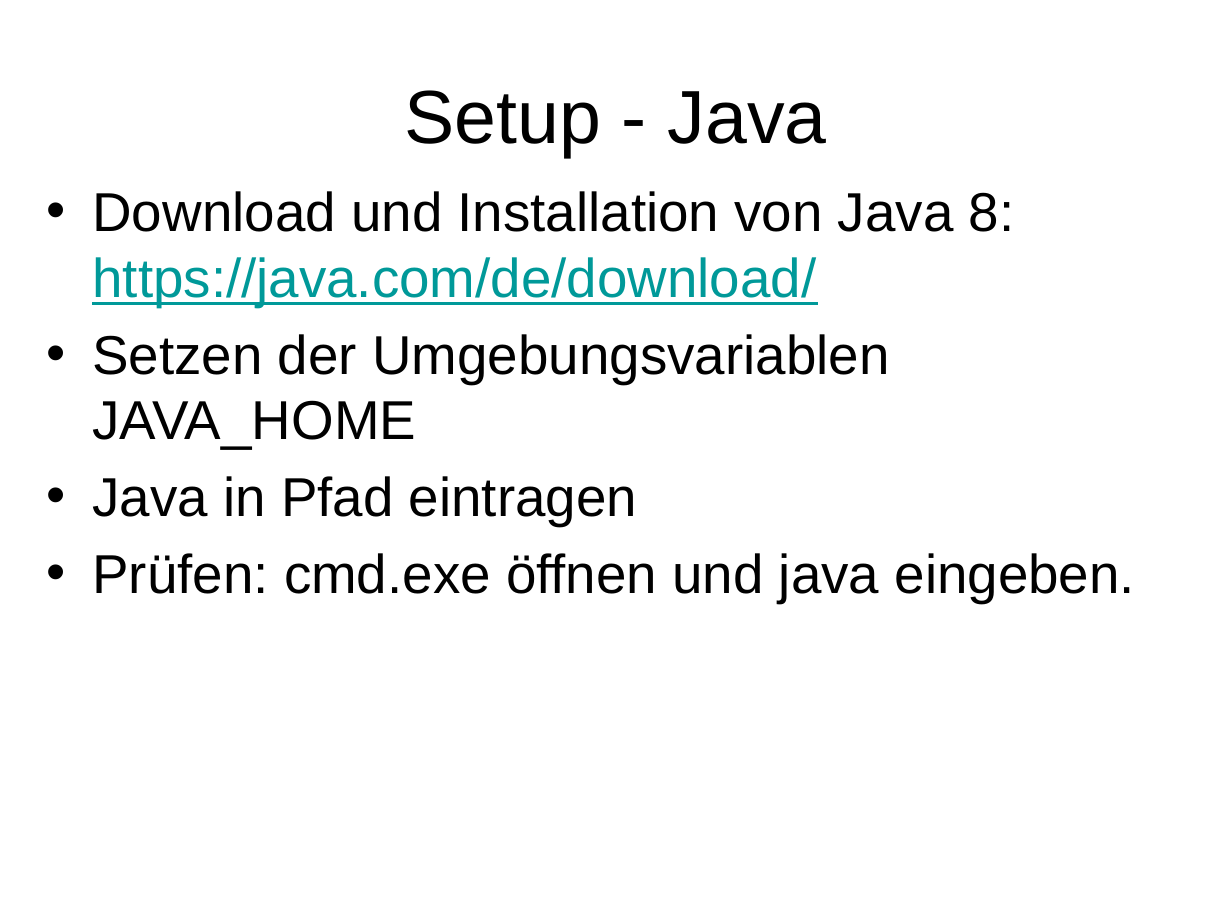
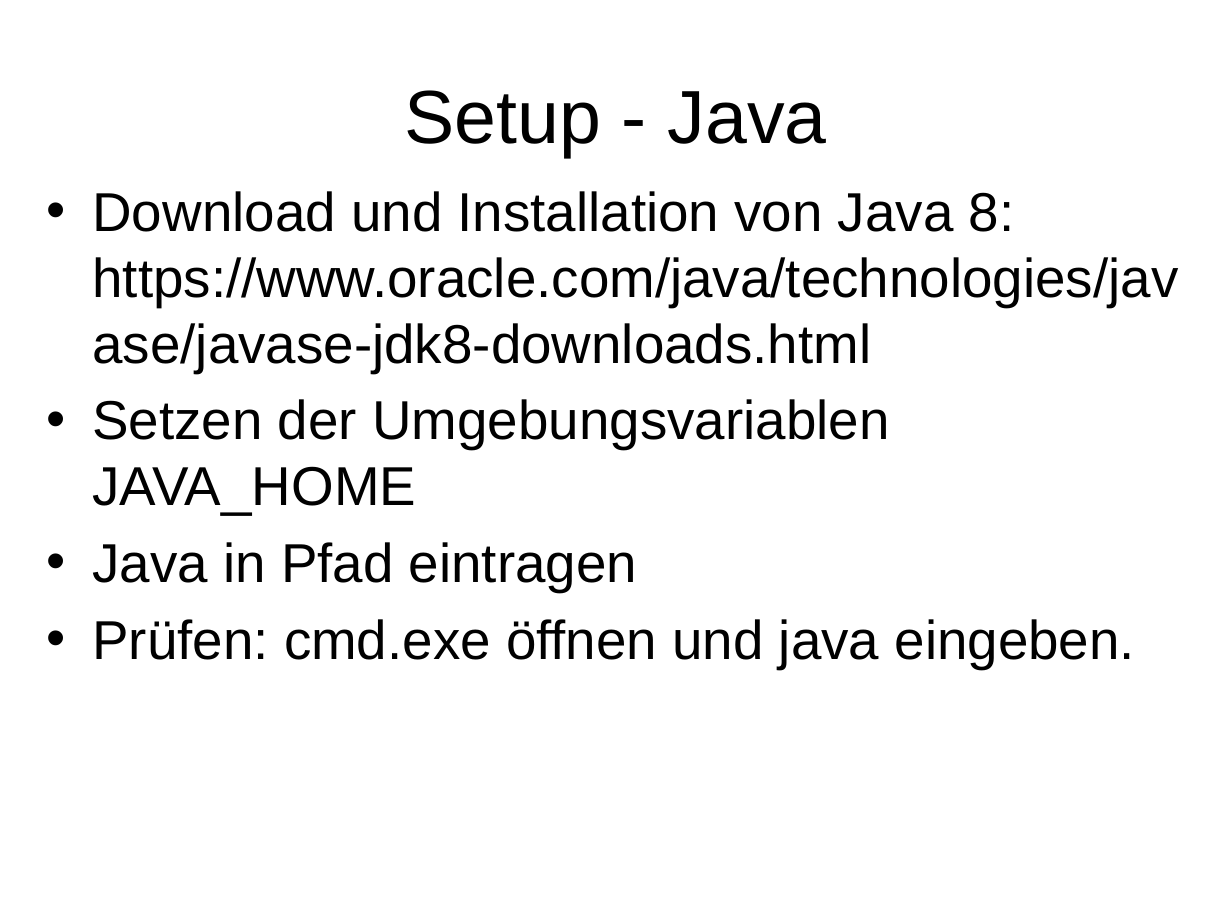
Before and after one commit to owronka/SubZeroMicroservices, a slide deck: slide 13 of doc/Resilient Microservices.pptx. Drawn at 1232x924 pixels with LibreOffice and Linux fonts; fonts in the diff are those of the drawing. Boxes give left, top, right and bottom in pixels: in the first picture for what was removed or moved away, otherwise in the second. Text is boxed around its words. In the diff, an @@ line names an element or a change of style, - is before the commit and + after.

Commit message:
fixed wrong url for jdk

```diff
--- a/doc/Resilient Microservices.pptx
+++ b/doc/Resilient Microservices.pptx
@@ text at (92,191,1178,373): text changed @@
-• Download und Installation von Java 8:
-  https://java.com/de/download/
+• Download und Installation von Java 8:
+  https://www.oracle.com/java/technologies/javase/javase-jdk8-downloads.html
```
